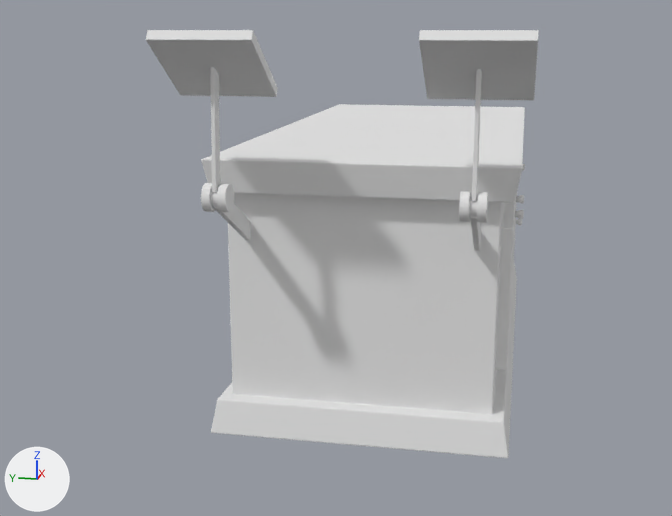
A saved change to the Blender file src/Assets/props s2.blend.
Both versions are drawn from a 50 mm camera at (-4.45, -0.56, 0.98) aimed at (-0.37, 0.25, -0.04). The lights are fixed; the arrows at lower left show +X, +Y and +Z.

The first picture shows 'Cube.012', 'tebl'.
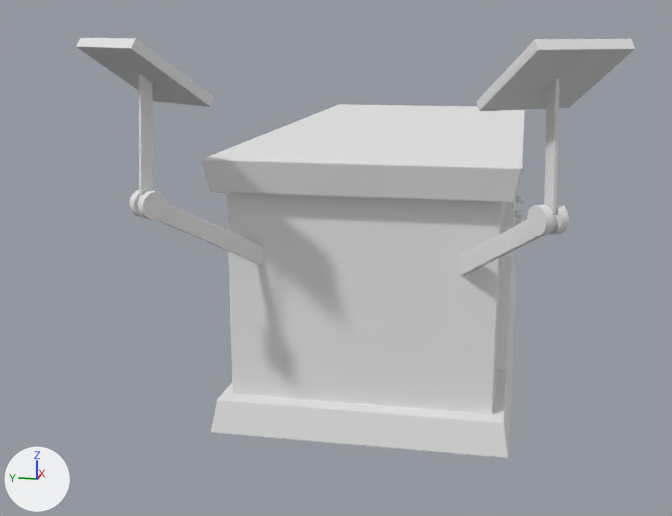
Changed parts and their boxes (x1, y1, x2, y2) in the pictures (672 x 516 px; the box of a moved part takes in the faces that stretch with it):
'Cube.012', reshaped (42% wider, 7% taller)
    before: (146, 30, 539, 251)
    after: (76, 38, 635, 275)
part 1 of me_cube_014, moved or reshaped
    before: (146, 30, 539, 100)
    after: (76, 38, 635, 111)
part 2 of me_cube_014, moved or reshaped
    before: (201, 183, 488, 222)
    after: (130, 190, 569, 236)
part 3 of me_cube_014, moved or reshaped
    before: (210, 67, 482, 201)
    after: (139, 75, 559, 214)
part 4 of me_cube_014, added
    after: (157, 203, 554, 275)
part 5 of me_cube_014, deleted
    before: (213, 204, 481, 251)

Edits to the bpy script that builds the scene:
```text
Change me_cube_014:
    used by ob_cube_012; location = (0.0, 0.0, 0.0)
    remove me_cube_014.from_pydata(...)  # 392 vertices, 372 faces; spans x -1.669..-1.14, y -0.592..-0.252, z 0.203..0.976
    add me_cube_014.from_pydata(...)  # 388 vertices, 370 faces; spans x -1.782..-1.152, y -0.869..-0.342, z 0.116..0.952
    me_cube_014 part 1: the loose piece of 56 vertices spanning x -1.669..-1.368, y -0.592..-0.252, z 0.758..0.976 is turned 35.9 degrees about the z axis through its middle, then moved by (-0.042, -0.22, -0.024)
    me_cube_014 part 2: the loose piece of 256 vertices spanning x -1.58..-1.483, y -0.463..-0.379, z 0.387..0.484 is turned 35.9 degrees about the z axis through its middle, then moved by (-0.04, -0.228, -0.024)
    me_cube_014 part 3: the loose piece of 40 vertices spanning x -1.562..-1.496, y -0.43..-0.415, z 0.456..0.868 is turned 35.9 degrees about the z axis through its middle, then moved by (-0.04, -0.226, -0.024)
    me_cube_014 part 4: a new loose piece of 36 vertices spanning x -1.594..-1.152, y -0.671..-0.342, z 0.116..0.439, in mat_flat (its picture is missing)
    me_cube_014 part 5: the loose piece of 40 vertices spanning x -1.552..-1.14, y -0.434..-0.411, z 0.203..0.463 is deleted
```
